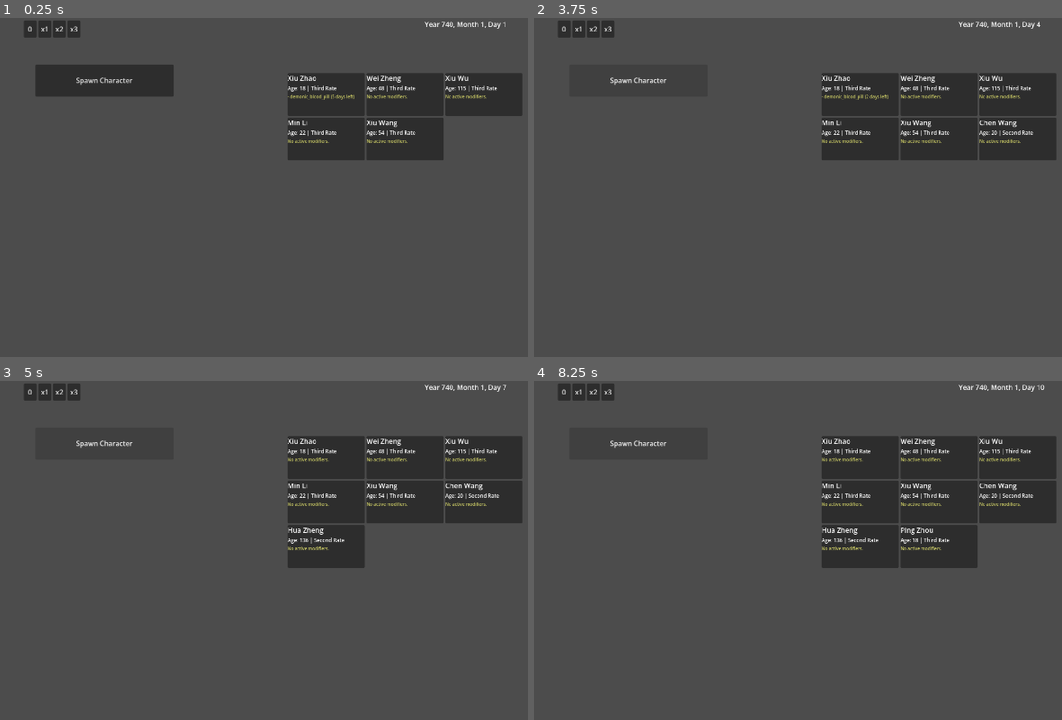
Above: before the commit, frames 1-4 (two rows, left to right).
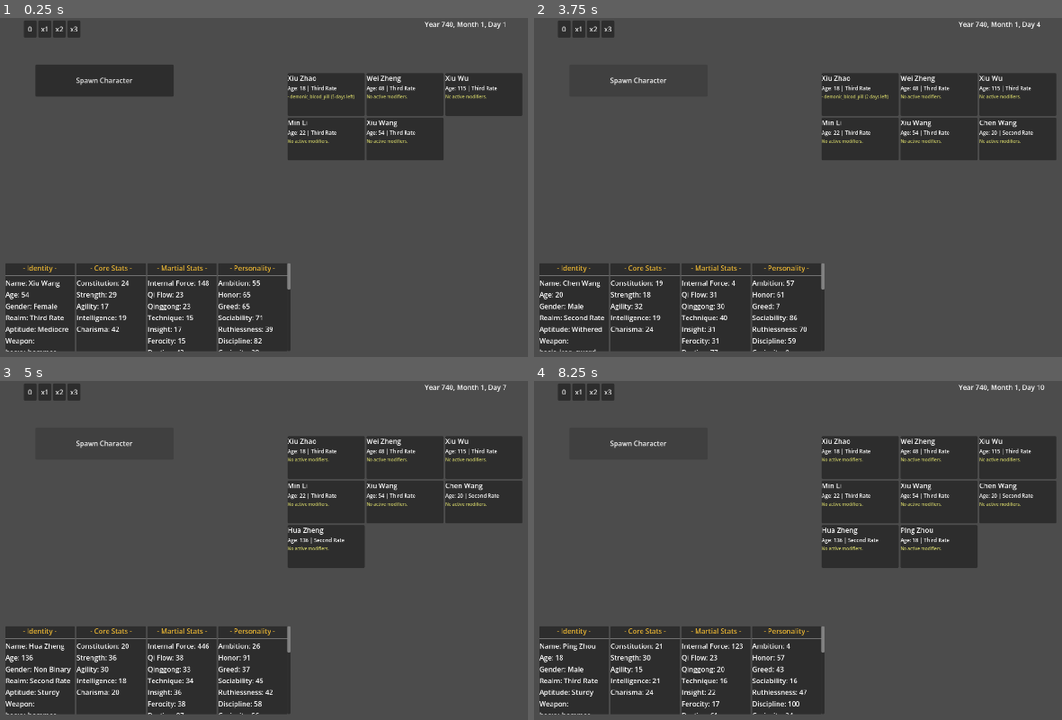
Above: after the commit, the same moments.

Repository: Chthonic-Studio/the_sect_master
Game: Godot game, scene res://Scenes/testing_grounds.tscn
The game is run twice, just before and just after one commit, with the same random seed, the same clock (stepped at 60 frames per second) and the same inputs.
Inputs:
- Up to frame 1 (0.25 s): no input
- Up to frame 2 (3.75 s): click "0" at 0.5 s; click "x1" at 1.25 s; click "x2" at 2 s; click "x3" at 2.75 s; click "Spawn Character" at 3.5 s
- Up to frame 3 (5 s): click "Spawn Character" at 4.25 s
- Up to frame 4 (8.25 s): click "0" at 5 s; click "x1" at 5.75 s; click "x2" at 6.5 s; click "x3" at 7.25 s; click "Spawn Character" at 8 s

The runs differ from the first frame. In frame 1, 13% of the frame differs, in the area x 1-56%, y 72-99%; in frame 2, 13%; in frame 3, 13%; in frame 4, 13%.

Commit message:
Add AI actions/desires; UI & mood systems
Introduce several Utility AI behaviors and supporting systems: new ActionPlan implementations (birdwatching, idle, meditate, rest, social_discussion) and matching Desire scripts. Refactor ActionPlan constructor to use an optional duration parameter and update DataManager to probe and instantiate action scripts by duration, including a safe fallback. Expand testing_grounds.gd with optimized character inspection UI, real-time AI visualization, modifier UI caching, automatic weapon equip on spawn, and various UI/path fixes. Add daily baseline decay and a mood calculation to character_data_container so needs/state vars evolve each day before the AI processes actions. These changes flesh out AI behavior, improve debug tooling, and provide persistent state dynamics for characters.

Diff:
--- /dev/null
+++ b/Scripts/AI/Actions/action_birdwatching.gd
@@ -0,0 +1,15 @@
+extends ActionPlan
+
+func _init(duration: int = 1) -> void:
+	super(duration)
+	id = "action_birdwatching"
+
+func process_tick(character: CharacterData) -> void:
+	# Going out adds a tiny bit of fatigue but massively reduces boredom
+	character.state_vars["fatigue"] = minf(100.0, character.state_vars["fatigue"] + 2.0)
+
+	character.needs["entertainment"] = maxf(0.0, character.needs.get("entertainment", 0.0) - 30.0)
+	character.needs["exploration"] = maxf(0.0, character.needs.get("exploration", 0.0) - 20.0)
+
+func on_complete(_character: CharacterData) -> void:
+	pass
--- /dev/null
+++ b/Scripts/AI/Actions/action_idle.gd
@@ -0,0 +1,17 @@
+extends ActionPlan
+
+func _init(duration: int = 1) -> void:
+	super(duration)
+	id = "action_idle"
+
+func process_tick(character: CharacterData) -> void:
+	# Idling slightly reduces stress and fatigue over time
+	character.state_vars["stress"] = maxf(0.0, character.state_vars["stress"] - 5.0)
+	character.state_vars["fatigue"] = maxf(0.0, character.state_vars["fatigue"] - 2.0)
+
+	# Slowly builds up the need for entertainment or socialization
+	character.needs["entertainment"] = minf(100.0, character.needs.get("entertainment", 0.0) + 5.0)
+
+func on_complete(_character: CharacterData) -> void:
+	# Just naturally terminates so the Brain can re-evaluate
+	pass
--- /dev/null
+++ b/Scripts/AI/Actions/action_meditate.gd
@@ -0,0 +1,27 @@
+extends ActionPlan
+
+func _init(duration: int = 1) -> void:
+	super(duration)
+	id = "action_meditate"
+
+func process_tick(character: CharacterData) -> void:
+	# Hard work increases fatigue
+	character.state_vars["fatigue"] = minf(100.0, character.state_vars["fatigue"] + 15.0)
+
+	# Satisfies the training need
+	character.needs["training"] = maxf(0.0, character.needs.get("training", 0.0) - 10.0)
+
+	# SMALL chance to permanently increase their base internal force (Cultivation)
+	# Influenced by their innate aptitude and comprehension
+	var comprehension = character.get_martial_stat(Definitions.MartialStat.INSIGHT)
+	var growth_chance = 0.05 + (comprehension / 500.0) # 5% base chance per day
+
+	if randf() < growth_chance:
+		# Directly modify the BASE martial stat, then trigger a recalculation
+		character.base_martial[Definitions.MartialStat.INTERNAL_FORCE] += randi_range(1, 3)
+		character.recalculate_all_stats()
+
+func on_complete(character: CharacterData) -> void:
+	# After a long session, they might gain a temporary buff
+	if randf() < 0.2:
+		character.add_temporary_modifier("meditation_insight", 5)
--- /dev/null
+++ b/Scripts/AI/Actions/action_rest.gd
@@ -0,0 +1,15 @@
+extends ActionPlan
+
+func _init(duration: int = 1) -> void:
+	super(duration)
+	id = "action_rest"
+
+func process_tick(character: CharacterData) -> void:
+	# Sleeping massively reduces fatigue and stress
+	character.state_vars["fatigue"] = maxf(0.0, character.state_vars["fatigue"] - 40.0)
+	character.state_vars["stress"] = maxf(0.0, character.state_vars["stress"] - 15.0)
+
+func on_complete(character: CharacterData) -> void:
+	# Wake up refreshed
+	if character.state_vars["fatigue"] <= 10.0:
+		character.needs["rest"] = 0.0
--- /dev/null
+++ b/Scripts/AI/Actions/action_social_discussion.gd
@@ -0,0 +1,18 @@
+extends ActionPlan
+
+func _init(duration: int = 1) -> void:
+	super(duration)
+	id = "action_social_discussion"
+
+func process_tick(character: CharacterData) -> void:
+	# Note: This is currently mocked as a solo stat-reduction.
+	# Later, this action will require finding a valid target via a Blackboard system.
+
+	character.needs["socialization"] = maxf(0.0, character.needs.get("socialization", 0.0) - 40.0)
+	character.state_vars["loneliness"] = maxf(0.0, character.state_vars["loneliness"] - 50.0)
+
+	# Talking also slightly satisfies entertainment
+	character.needs["entertainment"] = maxf(0.0, character.needs.get("entertainment", 0.0) - 10.0)
+
+func on_complete(_character: CharacterData) -> void:
+	pass
--- /dev/null
+++ b/Scripts/AI/Desires/desire_birdwatching.gd
@@ -0,0 +1,28 @@
+extends Desire
+
+func _init() -> void:
+	id = "desire_birdwatching"
+
+func evaluate(character: CharacterData) -> float:
+	var entertainment_need = character.needs.get("entertainment", 0.0)
+
+	if entertainment_need < 20.0:
+		return 0.0 # Not bored enough to go out
+
+	# Curious and calm characters are more drawn to quiet observation
+	var curiosity = character.get_personality_value("curiosity")
+	var ruthlessness = character.get_personality_value("ruthlessness")
+
+	var personality_mult = 0.5 + (curiosity / 100.0)
+
+	# Cruel/Ruthless characters find birdwatching incredibly boring
+	if ruthlessness > 70:
+		personality_mult *= 0.2
+
+	var score = entertainment_need * personality_mult
+
+	return score
+
+func generate_action(_character: CharacterData) -> ActionPlan:
+	var duration = randi_range(1, 2)
+	return DataManager.create_action("action_birdwatching", duration)
--- /dev/null
+++ b/Scripts/AI/Desires/desire_idle.gd
@@ -0,0 +1,14 @@
+extends Desire
+
+func _init() -> void:
+	id = "desire_idle"
+
+## Idle is the baseline. It always returns a low, flat score.
+## If no other pressing needs exist, the AI defaults to this.
+func evaluate(_character: CharacterData) -> float:
+	return 15.0 # A low baseline score
+
+func generate_action(_character: CharacterData) -> ActionPlan:
+	# Idle for a short burst (1 to 3 days)
+	var duration = randi_range(1, 3)
+	return DataManager.create_action("action_idle", duration)
--- /dev/null
+++ b/Scripts/AI/Desires/desire_meditate.gd
@@ -0,0 +1,30 @@
+extends Desire
+
+func _init() -> void:
+	id = "desire_meditate"
+
+func evaluate(character: CharacterData) -> float:
+	var fatigue = character.state_vars.get("fatigue", 0.0)
+
+	if fatigue > 70.0:
+		return 0.0 # Too tired to meditate safely
+
+	var training_need = character.needs.get("training", 0.0)
+
+	# Personality acts as a multiplier to the need, not a flat base score.
+	# High ambition makes them care MORE about their training need.
+	var ambition = character.get_personality_value("ambition")
+	var discipline = character.get_personality_value("discipline")
+	var personality_mult = 0.5 + ((ambition + discipline) / 200.0) # Ranges from ~0.5 to ~1.5
+
+	# If training_need is 0 (satiated), score is 0. They will stop meditating!
+	var score = training_need * personality_mult
+
+	# Fatigue slowly reduces the appeal of training
+	score *= (1.0 - (fatigue / 100.0))
+
+	return score
+
+func generate_action(_character: CharacterData) -> ActionPlan:
+	var duration = randi_range(3, 7)
+	return DataManager.create_action("action_meditate", duration)
--- /dev/null
+++ b/Scripts/AI/Desires/desire_rest.gd
@@ -0,0 +1,28 @@
+extends Desire
+
+func _init() -> void:
+	id = "desire_rest"
+
+func evaluate(character: CharacterData) -> float:
+	var fatigue = character.state_vars.get("fatigue", 0.0)
+
+	# If fatigue is low, we don't want to sleep.
+	if fatigue < 30.0:
+		return 0.0
+
+	# The more fatigued they are, the exponentially higher the score.
+	# At 100 fatigue, this will score around 100, overriding almost everything else.
+	var score = (fatigue / 100.0) * 100.0
+
+	# Diligent characters might push themselves further before sleeping
+	var discipline = character.get_personality_value("discipline") # 0 to 100
+	if discipline > 70:
+		score *= 0.8
+
+	return score
+
+func generate_action(character: CharacterData) -> ActionPlan:
+	# Sleep duration depends on how tired they are (roughly 1 day of sleep per 30 fatigue)
+	var fatigue = character.state_vars.get("fatigue", 0.0)
+	var duration = maxi(1, int(fatigue / 30.0))
+	return DataManager.create_action("action_rest", duration)
--- /dev/null
+++ b/Scripts/AI/Desires/desire_social_discussion.gd
@@ -0,0 +1,26 @@
+extends Desire
+
+func _init() -> void:
+	id = "desire_social_discussion"
+
+func evaluate(character: CharacterData) -> float:
+	var social_need = character.needs.get("socialization", 0.0)
+	var loneliness = character.state_vars.get("loneliness", 0.0)
+
+	# The drive is a combination of the raw need and the emotional loneliness
+	var total_drive = (social_need + loneliness) / 2.0
+
+	if total_drive < 20.0:
+		return 0.0
+
+	var sociability = character.get_personality_value("sociability")
+
+	# Extroverts multiply the score, introverts diminish it
+	var personality_mult = 0.2 + (sociability / 100.0 * 1.5)
+
+	return total_drive * personality_mult
+
+func generate_action(_character: CharacterData) -> ActionPlan:
+	# A conversation usually takes a portion of a day, so we map it to 1 tick
+	var duration = 1
+	return DataManager.create_action("action_social_discussion", duration)
--- a/Scripts/AI/action_plan.gd
+++ b/Scripts/AI/action_plan.gd
@@ -1,22 +1,13 @@
-# Place in: res://Scripts/AI/action_plan.gd
 class_name ActionPlan extends RefCounted
-
-## Base class for all character actions in the game.
-## Exists as a lightweight data object in memory.
 
 var id: String = "base_action"
 var duration_remaining: int = 1
 
-func _init(action_id: String, duration: int) -> void:
-	id = action_id
+func _init(duration: int = 1) -> void:
 	duration_remaining = duration
 
-## Called every in-game day the character is performing this action.
-## Override this in inherited scripts for daily chances (e.g., random events or stat gains).
 func process_tick(_character: CharacterData) -> void:
 	pass
 
-## Called on the final day when duration_remaining hits 0.
-## Override this to apply major rewards, modify needs, or apply cooldowns.
 func on_complete(_character: CharacterData) -> void:
 	pass
--- a/Scripts/Debug/testing_grounds.gd
+++ b/Scripts/Debug/testing_grounds.gd
@@ -5,14 +5,19 @@
 @onready var spawn_button: Button = $DEBUG_SpawnRandomChar
 @onready var character_list: GridContainer = $DEBUG_CharacterList
 @onready var time_label: Label = $DEBUG_WorldTime
-
-@onready var btn_pause: Button = $"DEBUG_TimePanel/0"
-@onready var btn_x1: Button = $DEBUG_TimePanel/x1
-@onready var btn_x2: Button = $DEBUG_TimePanel/x2
-@onready var btn_x3: Button = $DEBUG_TimePanel/x3
-
-# UI Map: Links a char_id to the specific Label node that displays their modifiers
+@onready var char_info_grid: GridContainer = $DEBUG_LastCharInfo/GridContainer
+
+@onready var btn_pause: Button = $DEBUG_TimePanel/"0"
+@onready var btn_x1: Button = $DEBUG_TimePanel/"x1"
+@onready var btn_x2: Button = $DEBUG_TimePanel/"x2"
+@onready var btn_x3: Button = $DEBUG_TimePanel/"x3"
+
+# UI Caches for performance
 var _modifier_labels: Dictionary = {}
+var _panel_containers: Dictionary = {}
+var _detail_labels: Dictionary = {}
+
+var _inspected_character: CharacterData = null
 
 func _ready() -> void:
 	spawn_button.pressed.connect(_on_spawn_button_pressed)
@@ -41,9 +46,6 @@
 			character.add_temporary_modifier("demonic_blood_pill", 5)
 			_update_modifier_ui(character)
 
-		# Print debug info for EVERY character after setup is complete
-		_print_deep_debug_info(character)
-
 # --- TIME LOGIC ---
 
 func _update_time_display() -> void:
@@ -52,12 +54,16 @@
 func _on_day_passed(_day: int) -> void:
 	_update_time_display()
 
-	# Every day, update the dynamic visual countdown for all tracked characters
+	# Update the localized UIs for modifiers
 	for char_id in _modifier_labels:
 		if DataManager.character_repo.has(char_id):
 			var character = DataManager.character_repo[char_id]
 			_update_modifier_ui(character)
 
+	# Real-time visualization of the Utility AI ticking
+	if _inspected_character != null and _inspected_character.is_alive:
+		_refresh_character_info(_inspected_character)
+
 # --- UI & DEBUG LOGIC ---
 
 func _on_spawn_button_pressed() -> void:
@@ -67,10 +73,18 @@
 func _generate_and_display_character() -> CharacterData:
 	var new_character = CharacterGenerator.create_character(CharacterGenerator.GenerationContext.WORLD_GEN)
 
-	# Listen for when modifiers fall off
 	new_character.modifier_expired.connect(_on_modifier_expired)
-
 	_create_ui_card(new_character)
+
+	var available_weapons = DataManager.weapons_registry.keys()
+	if not available_weapons.is_empty():
+		new_character.equipped_weapon_id = available_weapons.pick_random()
+		new_character.recalculate_all_stats()
+
+	# Set this as the active character to track on the daily ticks
+	_inspected_character = new_character
+	_refresh_character_info(new_character)
+
 	return new_character
 
 func _create_ui_card(character: CharacterData) -> void:
@@ -91,20 +105,17 @@
 	info_label.add_theme_font_size_override("font_size", 12)
 	vbox.add_child(info_label)
 
-	# Dedicated space for Modifiers
 	var mod_label = Label.new()
 	mod_label.add_theme_font_size_override("font_size", 10)
 	mod_label.add_theme_color_override("font_color", Color(0.8, 0.8, 0.4))
 	mod_label.autowrap_mode = TextServer.AUTOWRAP_WORD
 	vbox.add_child(mod_label)
 
-	# Register the label so the time tick can update it efficiently
 	_modifier_labels[character.char_id] = mod_label
 	_update_modifier_ui(character)
 
 	character_list.add_child(card)
 
-## Updates only the localized text for modifiers, saving CPU UI cycles
 func _update_modifier_ui(character: CharacterData) -> void:
 	if not _modifier_labels.has(character.char_id):
 		return
@@ -119,46 +130,111 @@
 
 	for mod in character.active_modifiers:
 		var days_left = mod["expiration_day"] - current_abs_day
-		text_parts.append("- %s (%d days left)" % [mod["id"], maxi(0, days_left)]) # maxi ensures we never show negative visually briefly
+		text_parts.append("- %s (%d days left)" % [mod["id"], maxi(0, days_left)])
 
 	label.text = "\n".join(text_parts)
 
-## The event-driven callback for when a buff naturally expires
-func _on_modifier_expired(character: CharacterData, mod_id: String) -> void:
-	print("\n[!!!] TEMPORARY MODIFIER EXPIRED [!!!]")
-	print("Character: ", character.get_full_name())
-	print("Modifier Lost: ", mod_id)
-	print(">>> Recalculating Stats...")
-
+func _on_modifier_expired(character: CharacterData, _mod_id: String) -> void:
 	_update_modifier_ui(character)
-	_print_deep_debug_info(character)
-
-## Heavy data logging kept in the console to avoid UI clutter.
-## Dynamically iterates through Definitions so future stats are automatically included.
+
 func _print_deep_debug_info(character: CharacterData) -> void:
 	print("\n================ NEW CHARACTER SPAWNED: %s ================" % character.char_id)
-	var realm_str = Definitions.MartialRealm.keys()[character.current_realm].capitalize()
-	print("Name: %s | Age: %d | Realm: %s" % [character.get_full_name(), character.age, realm_str])
-	print("Traits: ", character.traits)
-
-	print("\n--- BASE STATS ---")
-	for stat_key in Definitions.Stat.keys():
-		var enum_val = Definitions.Stat[stat_key]
-		# get_stat() correctly factors in trait modifiers
-		print("- %s: %d" % [stat_key.capitalize(), character.get_stat(enum_val)])
-
-	print("\n--- MARTIAL STATS ---")
-	for stat_key in Definitions.MartialStat.keys():
-		var enum_val = Definitions.MartialStat[stat_key]
-		print("- %s: %d" % [stat_key.capitalize(), character.get_martial_stat(enum_val)])
-
-	print("\n--- PERSONALITY (Utility AI) ---")
-	for p_name in Definitions.PERSONALITY_STATS:
-		# get_personality_value() correctly factors in trait modifiers
-		print("- %s: %d" % [p_name.capitalize(), character.get_personality_value(p_name)])
-
-	print("\n--- ALIGNMENT ---")
-	for a_name in Definitions.ALIGNMENT_STATS:
-		print("- %s: %d" % [a_name.capitalize(), character.get_alignment_value(a_name)])
-
-	print("==============================================================\n")
+	print("Name: %s | Traits: %s" % [character.get_full_name(), character.traits])
+
+## Refreshes the UIs at the bottom. No longer destroys/recreates nodes if they already exist.
+func _refresh_character_info(character: CharacterData) -> void:
+
+	_update_info_panel("Identity", {
+		"Name": character.get_full_name(),
+		"Age": str(character.age),
+		"Gender": Definitions.Gender.keys()[character.gender].capitalize(),
+		"Realm": Definitions.MartialRealm.keys()[character.current_realm].capitalize(),
+		"Aptitude": Definitions.Aptitude.keys()[character.aptitude].capitalize(),
+		"Weapon": character.equipped_weapon_id if character.equipped_weapon_id != "" else "Unarmed"
+	})
+
+	var core_stats = {}
+	for s in Definitions.Stat.values():
+		core_stats[Definitions.Stat.keys()[s].capitalize()] = str(character.get_stat(s))
+	_update_info_panel("Core Stats", core_stats)
+
+	var martial_stats = {}
+	for ms in Definitions.MartialStat.values():
+		martial_stats[Definitions.MartialStat.keys()[ms].capitalize()] = str(character.get_martial_stat(ms))
+	_update_info_panel("Martial Stats", martial_stats)
+
+	var personality = {}
+	for p in Definitions.PERSONALITY_STATS:
+		personality[p.capitalize()] = str(character.get_personality_value(p))
+	_update_info_panel("Personality", personality)
+
+	var alignment = {}
+	for a in Definitions.ALIGNMENT_STATS:
+		alignment[a.capitalize()] = str(character.get_alignment_value(a))
+	_update_info_panel("Alignment", alignment)
+
+	var traits_str = ", ".join(character.traits) if character.traits.size() > 0 else "None"
+	_update_info_panel("Traits", {"Active": traits_str})
+
+	# --- NEW AI VISUALIZATION PANELS ---
+
+	var states = {}
+	for k in character.state_vars:
+		states[k.capitalize()] = "%.1f" % character.state_vars[k] # Formats float to 1 decimal
+	_update_info_panel("State Vars", states)
+
+	var needs_data = {}
+	for k in character.needs:
+		needs_data[k.capitalize()] = "%.1f" % character.needs[k]
+	_update_info_panel("Needs", needs_data)
+
+	var ai_data = {}
+	if character.brain.current_action:
+		ai_data["Current Action"] = character.brain.current_action.id
+		ai_data["Days Remaining"] = str(character.brain.current_action.duration_remaining)
+	else:
+		ai_data["Current Action"] = "None (Evaluating)"
+		ai_data["Days Remaining"] = "0"
+	_update_info_panel("AI Brain", ai_data)
+
+
+## Highly optimized procedural UI. Builds the nodes once, then just updates their strings.
+func _update_info_panel(title: String, data: Dictionary) -> void:
+	var vbox: VBoxContainer
+
+	# Check if the panel exists. If not, build it.
+	if not _panel_containers.has(title):
+		var panel = PanelContainer.new()
+		panel.size_flags_horizontal = Control.SIZE_EXPAND_FILL
+		panel.size_flags_vertical = Control.SIZE_EXPAND_FILL
+
+		vbox = VBoxContainer.new()
+		panel.add_child(vbox)
+
+		var title_label = Label.new()
+		title_label.text = "- " + title + " -"
+		title_label.horizontal_alignment = HORIZONTAL_ALIGNMENT_CENTER
+		title_label.add_theme_color_override("font_color", Color(0.9, 0.7, 0.2))
+		vbox.add_child(title_label)
+
+		vbox.add_child(HSeparator.new())
+		char_info_grid.add_child(panel)
+
+		_panel_containers[title] = vbox
+	else:
+		vbox = _panel_containers[title]
+
+	# Update or create the individual labels
+	for key in data:
+		var map_key = title + "_" + key
+		var label: Label
+
+		if _detail_labels.has(map_key):
+			label = _detail_labels[map_key]
+		else:
+			label = Label.new()
+			label.autowrap_mode = TextServer.AUTOWRAP_WORD_SMART
+			vbox.add_child(label)
+			_detail_labels[map_key] = label
+
+		label.text = key + ": " + str(data[key])
--- a/Scripts/Globals/Managers/data_manager.gd
+++ b/Scripts/Globals/Managers/data_manager.gd
@@ -338,26 +338,29 @@
 func _load_action_script(path: String) -> void:
 	var script = load(path)
 	if script and script is Script:
-		# We instantiate it ONCE just to read its 'id' property, then discard the instance.
-		# We store the SCRIPT REFERENCE, not the instance, in the registry.
-		var temp_instance = script.new("", 0)
+		# Probe the script with a duration of 0. No more empty strings!
+		var temp_instance = script.new(0)
 		if temp_instance is ActionPlan:
 			var action_id = temp_instance.id
 			action_scripts_registry[action_id] = script
 		else:
 			printerr("DataManager: Script at ", path, " does not extend ActionPlan.")
 
-## THE ACTION FACTORY: Converts a saved string ID back into a living, executing script object.
 func create_action(action_id: String, duration: int) -> ActionPlan:
 	if action_id == "":
 		return null
 
 	if action_scripts_registry.has(action_id):
 		var script_ref = action_scripts_registry[action_id]
-		return script_ref.new(action_id, duration)
+		# Only pass the duration. The script inherently knows its own ID.
+		return script_ref.new(duration)
 
 	printerr("ActionFactory: Attempted to create unknown action_id: ", action_id)
-	return ActionPlan.new(action_id, duration) # Fallback to base class to prevent crashes
+
+	# Fallback to prevent crashes
+	var fallback = ActionPlan.new(duration)
+	fallback.id = action_id
+	return fallback
 
 #endregion
 
--- a/Scripts/character_data_container.gd
+++ b/Scripts/character_data_container.gd
@@ -211,8 +211,72 @@
 			for mod_id in expired_ids:
 				modifier_expired.emit(self, mod_id)
 
-	# 2. Process AI State Machine
+	# 2. Apply organic baseline deterioration
+	_apply_daily_decay()
+
+	# 3. Process AI State Machine (Actions will modify the deteriorated stats)
 	brain.process_daily_tick(self)
+
+	# 4. Master State Calculation
+	_calculate_mood()
+
+## Applies baseline creeping of needs and state variables simply from existing.
+func _apply_daily_decay() -> void:
+	# --- STATE VARS ---
+	# Base fatigue from just being awake for a day.
+	# If they are doing heavy tasks (Meditating), the action itself will add MORE fatigue.
+	state_vars["fatigue"] = minf(100.0, state_vars.get("fatigue", 0.0) + 5.0)
+
+	# Loneliness creeps up slowly. Extroverts (high sociability) get lonely faster.
+	var sociability = get_personality_value("sociability")
+	var loneliness_rate = 1.0 + (sociability / 100.0 * 2.0) # 1.0 to 3.0 per day
+	state_vars["loneliness"] = minf(100.0, state_vars.get("loneliness", 0.0) + loneliness_rate)
+
+	# --- NEEDS ---
+	# Needs slowly creep up.
+	# Later, we can tie these strictly to traits (e.g. ambitious people need training faster)
+	var ambition = get_personality_value("ambition")
+	var train_rate = 0.5 + (ambition / 100.0 * 2.5) # 0.5 to 3.0 per day
+	needs["training"] = minf(100.0, needs.get("training", 0.0) + train_rate)
+
+	needs["entertainment"] = minf(100.0, needs.get("entertainment", 0.0) + 1.5)
+	needs["socialization"] = minf(100.0, needs.get("socialization", 0.0) + 1.5)
+
+
+## Derives the master 'Mood' variable from all other state variables and unmet needs.
+## 0-20 = Breakdown risk | 21-40 = Unhappy | 41-60 = Content | 61-80 = Happy | 81-100 = Euphoric
+func _calculate_mood() -> void:
+	var base_mood = 50.0
+
+	# 1. State Penalties
+	var stress_penalty = state_vars.get("stress", 0.0) * 0.4
+	var fatigue_penalty = 0.0
+	# Fatigue only hurts mood if they are exhausted (> 60)
+	if state_vars.get("fatigue", 0.0) > 60.0:
+		fatigue_penalty = (state_vars.get("fatigue", 0.0) - 60.0) * 0.5
+
+	var loneliness_penalty = state_vars.get("loneliness", 0.0) * 0.2
+
+	# 2. Comfort Bonus
+	var comfort_bonus = (state_vars.get("comfort", 50.0) - 50.0) * 0.2
+
+	# 3. Unmet Needs Penalty
+	# We find the single highest unmet need and penalize mood based on it.
+	# We don't stack all needs, otherwise they'd always be miserable.
+	var highest_need_val = 0.0
+	for need_key in needs:
+		if needs[need_key] > highest_need_val:
+			highest_need_val = needs[need_key]
+
+	var need_penalty = 0.0
+	if highest_need_val > 50.0:
+		need_penalty = (highest_need_val - 50.0) * 0.3
+
+	# Final Calculation
+	var final_mood = base_mood + comfort_bonus - stress_penalty - fatigue_penalty - loneliness_penalty - need_penalty
+
+	# Clamp and assign
+	state_vars["mood"] = clampi(int(final_mood), 0, 100)
 
 #region Serialization
 # --- SERIALIZATION (For Saving/Loading) ---
Not shown, added: Scripts/AI/Actions/action_birdwatching.gd.uid
Not shown, added: Scripts/AI/Actions/action_idle.gd.uid
Not shown, added: Scripts/AI/Actions/action_meditate.gd.uid
Not shown, added: Scripts/AI/Actions/action_rest.gd.uid
Not shown, added: Scripts/AI/Actions/action_social_discussion.gd.uid
Not shown, added: Scripts/AI/Desires/desire_birdwatching.gd.uid
Not shown, added: Scripts/AI/Desires/desire_idle.gd.uid
Not shown, added: Scripts/AI/Desires/desire_meditate.gd.uid
Not shown, added: Scripts/AI/Desires/desire_rest.gd.uid
Not shown, added: Scripts/AI/Desires/desire_social_discussion.gd.uid
